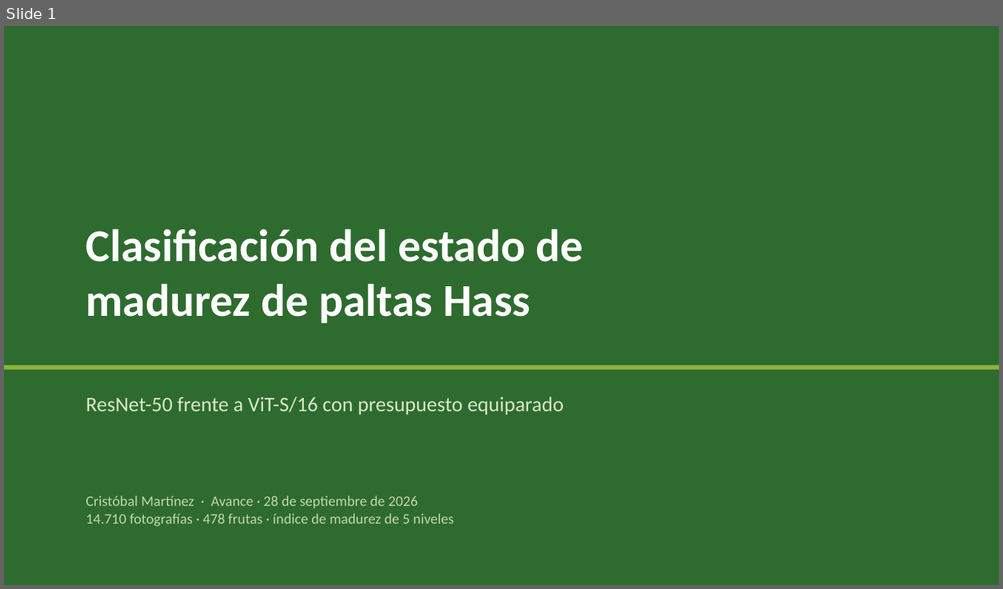
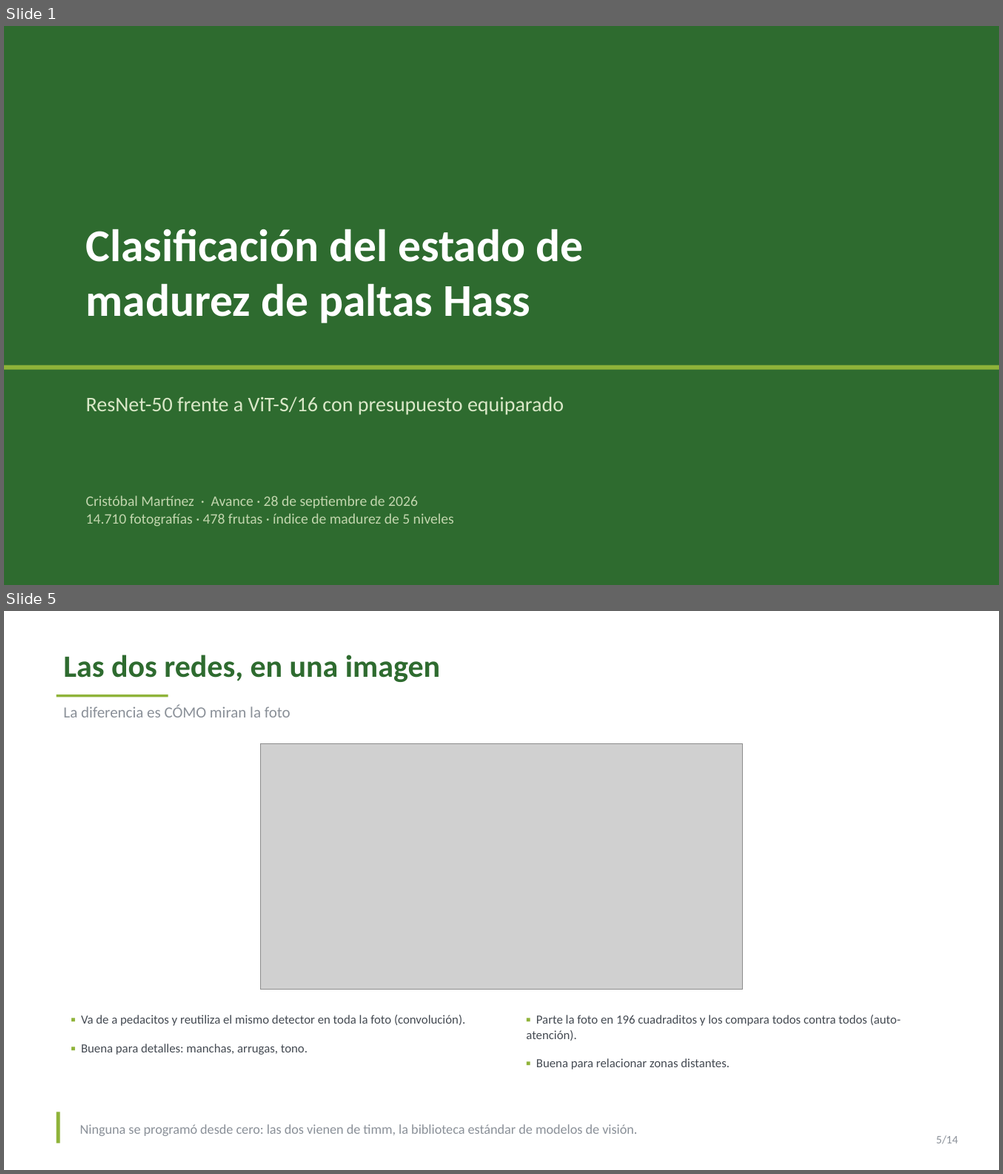
Before and after one commit to cmartinez1524/clasificacion-de-paltas, a slide deck: entregables/avance/presentacion_avance.pptx. Shown one above the other, each under a label of ours: slide 1 before the commit, slides 1 and 5 after it; the slides between them are not shown. The pictures are 1003x589 and 1003x1174 pixels, drawn with LibreOffice and Linux fonts; fonts in the diff are those of the drawing; grey boxes stand for pictures. Boxes give left, top, right and bottom in pixels: in the first picture for what was removed or moved away, otherwise in the second. Text is boxed around its words. In the diff, an @@ line names an element or a change of style, - is before the commit and + after.

```diff
--- a/entregables/avance/presentacion_avance.pptx
+++ b/entregables/avance/presentacion_avance.pptx
@@ slide 5 added at [4,611,999,1170], background #FFFFFF @@
@@ text added at [63,655,440,682], 30 pt, text #2E6B2F, bold @@
+Las dos redes, en una imagen
@@ rectangle added at [57,695,168,698], fill #8FB339 @@
@@ text added at [63,705,290,718], 15 pt, text #8A9098 @@
+La diferencia es CÓMO miran la foto
@@ picture added at [260,743,742,990] @@
@@ text added at [81,1015,465,1055], 12 pt, text #444A52 @@
+▪ Va de a pedacitos y reutiliza el mismo detector en toda la foto (convolución).
+▪ Buena para detalles: manchas, arrugas, tono.
@@ text added at [526,1015,900,1070], 12 pt, text #444A52 @@
+▪ Parte la foto en 196 cuadraditos y los compara todos contra todos (auto-atención).
+▪ Buena para relacionar zonas distantes.
@@ rectangle added at [57,1113,60,1144], fill #8FB339 @@
@@ text added at [80,1125,637,1136], 13 pt, text #8A9098 @@
+Ninguna se programó desde cero: las dos vienen de timm, la biblioteca estándar de modelos de visión.
@@ text added at [936,1136,957,1145], 11 pt, text #8A9098 @@
+5/14
```
Also in this commit, not shown: 11 slides changed, 1 other slide added, 19 other files.
